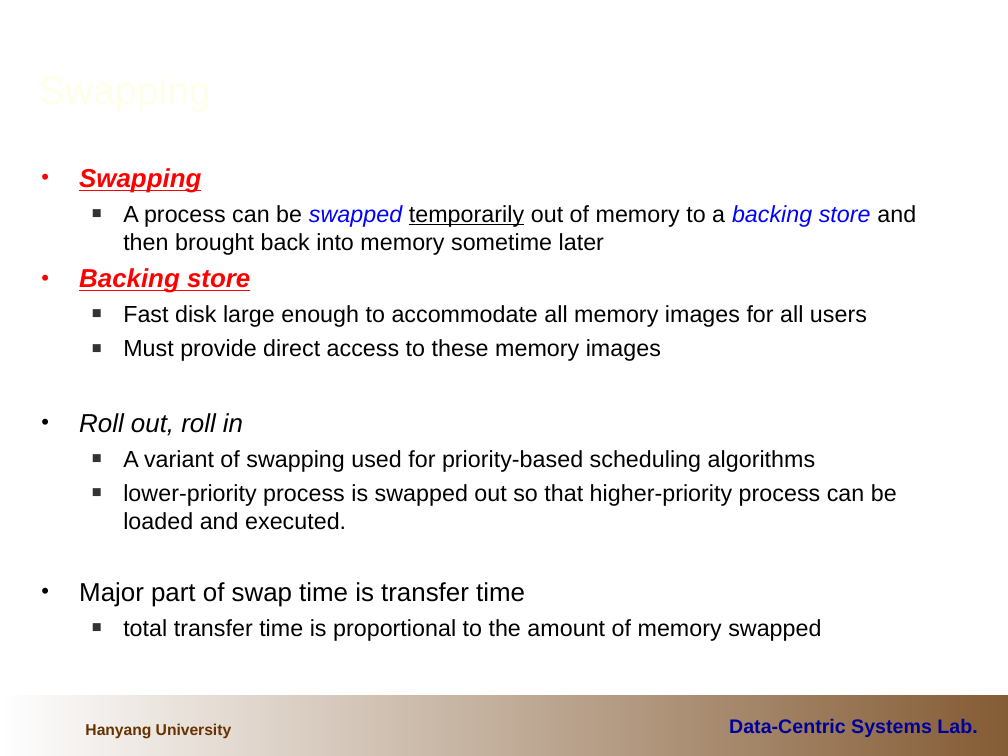
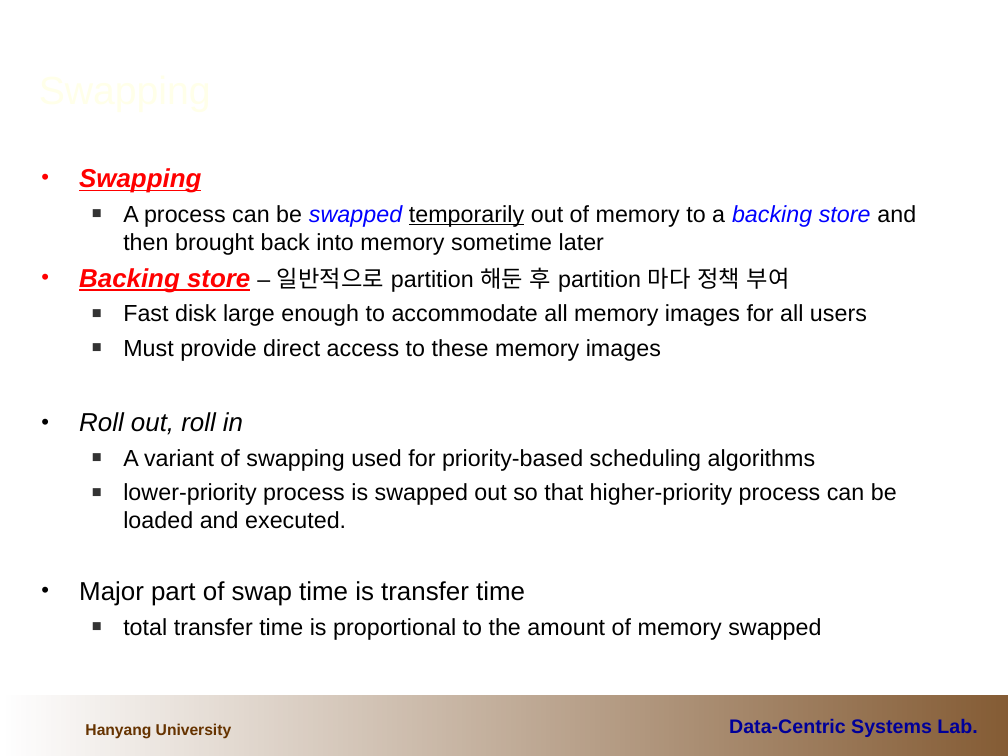
Before and after one commit to cocojk/major, a slide deck: slide 11 of os/이론/7.MemoryManagement.ppt. Drawn at 1008x756 pixels with LibreOffice and Linux fonts; fonts in the diff are those of the drawing; background and template pictures are left out. Boxes give left, top, right and bottom in pixels: in the first picture for what was removed or moved away, otherwise in the second. Text is boxed around its words. In the diff, an @@ line names an element or a change of style, - is before the commit and + after.

```diff
--- a/os/이론/7.MemoryManagement.ppt
+++ b/os/이론/7.MemoryManagement.ppt
@@ text at [79, 267, 790, 293]: text changed; size 18.5 to 16.6 pt; text colour #FF0000 to #000000; bold off; italic off @@
-• Backing store
+• Backing store – 일반적으로 partition 해둔 후 partition 마다 정책 부여
```
Also in this commit, not shown: 5 other slides changed.
